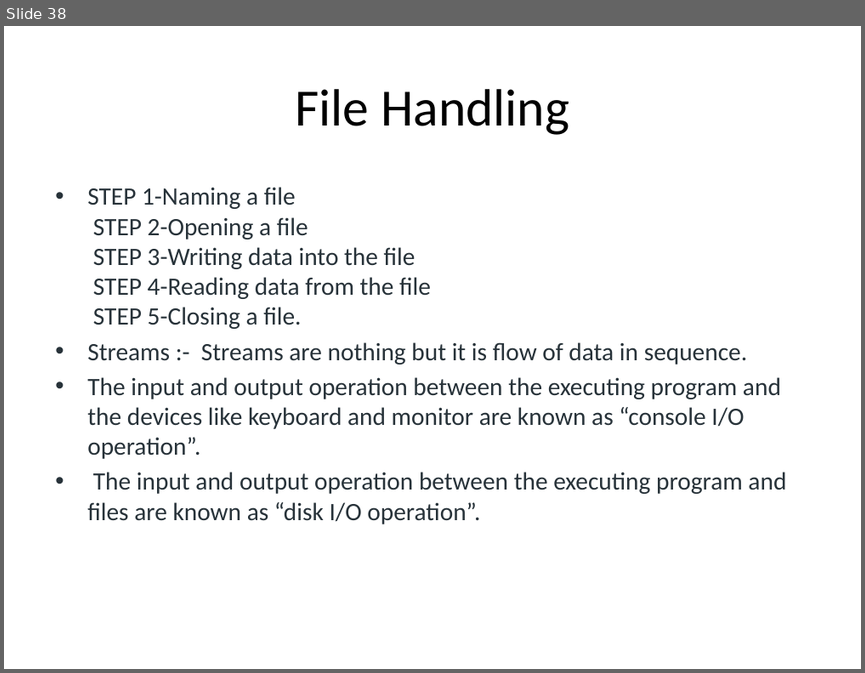
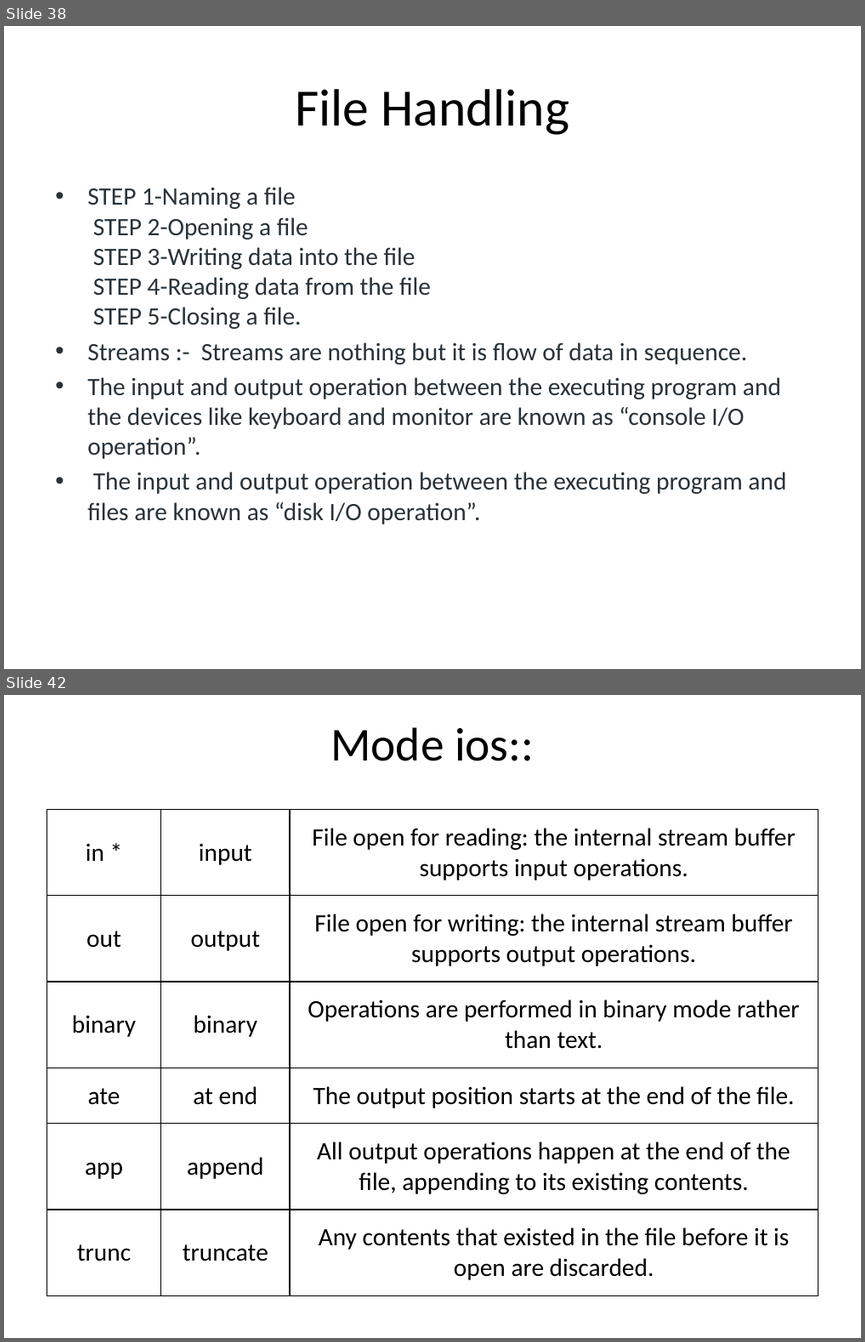
Before and after one commit to Bot-Anonymous/c-, a slide deck: c++.pptx. Shown one above the other, each under a label of ours: slide 38 before the commit, slides 38 and 42 after it; the slides between them are not shown. The pictures are 865x673 and 865x1342 pixels, drawn with LibreOffice and Linux fonts; fonts in the diff are those of the drawing. Boxes give left, top, right and bottom in pixels: in the first picture for what was removed or moved away, otherwise in the second. Text is boxed around its words. In the diff, an @@ line names an element or a change of style, - is before the commit and + after.

```diff
--- a/c++.pptx
+++ b/c++.pptx
@@ slide 42 added at [4, 695, 861, 1338], background #FFFFFF @@
@@ title added at [330, 727, 534, 761], 39.6 pt, text #000000 @@
+Mode ios::
@@ table added at [46, 809, 818, 1289], 6 rows, 3 columns @@
+in * | input | File open for reading: the internal stream buffer supports input operations.
+out | output | File open for writing: the internal stream buffer supports output operations.
+binary | binary | Operations are performed in binary mode rather than text.
+ate | at end | The output position starts at the end of the file.
+app | append | All output operations happen at the end of the file, appending to its existing contents.
+trunc | truncate | Any contents that existed in the file before it is open are discarded.
```
Also in this commit, not shown: 13 other slides added, 20 other files.
